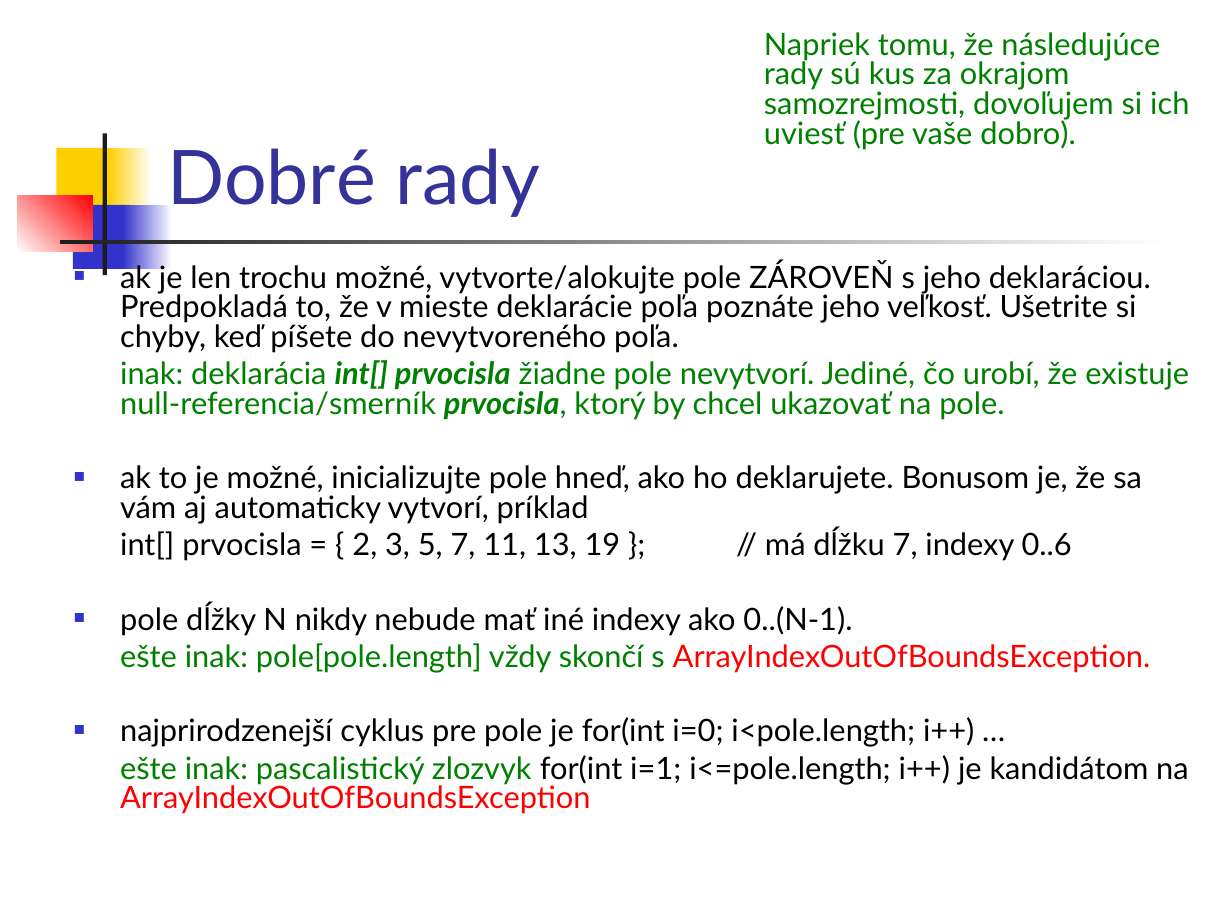
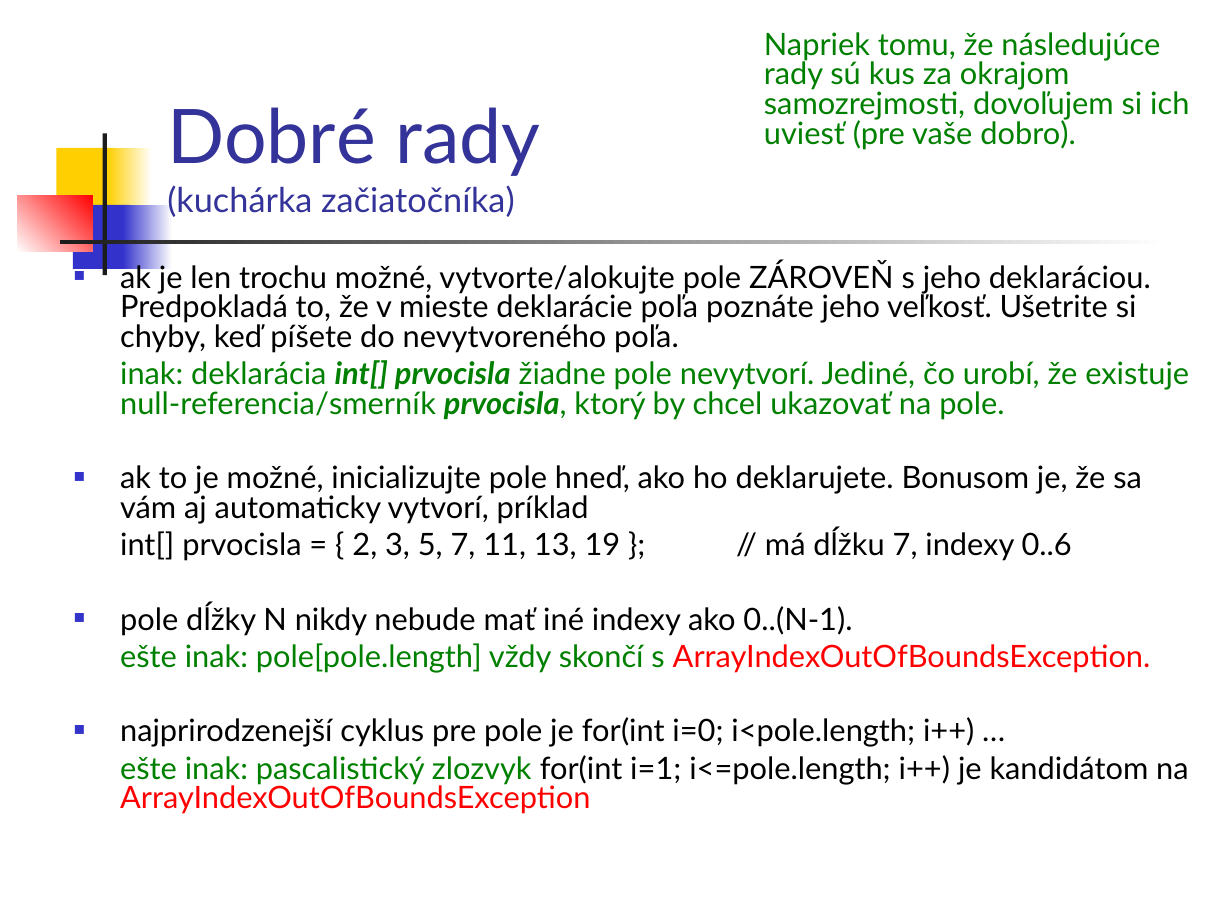
Before and after one commit to Programovanie4/Prednasky, a slide deck: slide 22 of 02/02_java.ppt. Drawn at 1232x924 pixels with LibreOffice and Linux fonts; fonts in the diff are those of the drawing. Boxes give left, top, right and bottom in pixels: in the first picture for what was removed or moved away, otherwise in the second. Text is boxed around its words. In the diff, an @@ line names an element or a change of style, - is before the commit and + after.

```diff
--- a/02/02_java.ppt
+++ b/02/02_java.ppt
@@ title at <box>167,107,540,217</box>: text changed; size 44 to 20 pt @@
-Dobré rady
+Dobré rady
+(kuchárka začiatočníka)
```
Also in this commit, not shown: 5 other slides changed, 1 other file.
